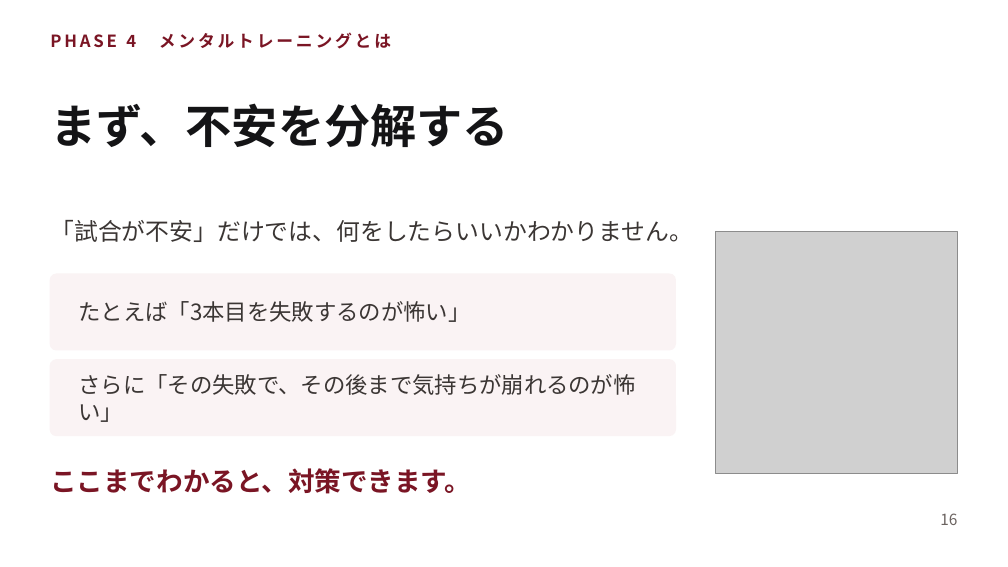
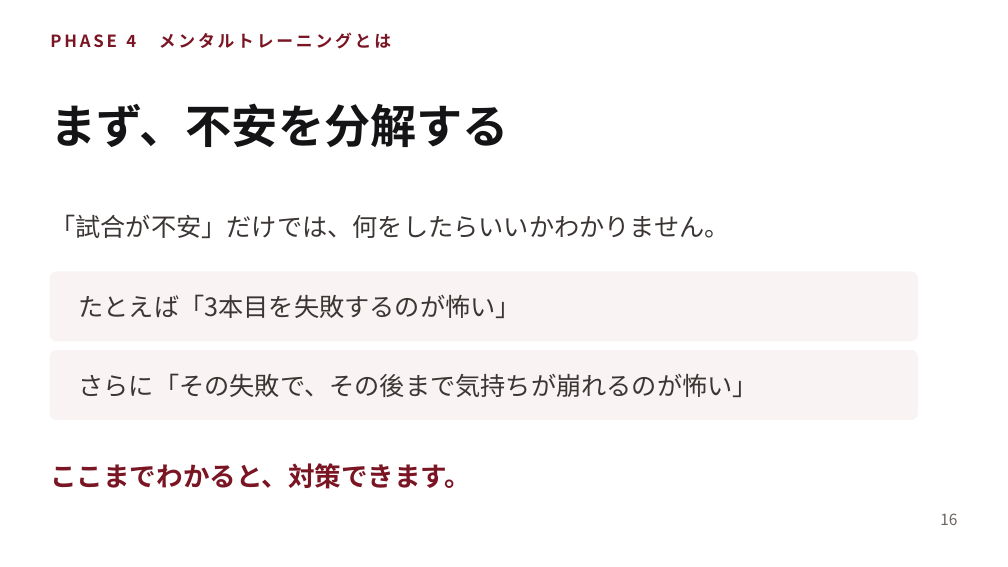
Before and after one commit to shiori0823/shiorin-trainer, a slide deck: slide 16 of deck/consultation-deck.pptx. Drawn at 1008x567 pixels with LibreOffice and Linux fonts; fonts in the diff are those of the drawing; grey boxes stand for pictures. Boxes give left, top, right and bottom in pixels: in the first picture for what was removed or moved away, otherwise in the second. Text is boxed around its words. In the diff, an @@ line names an element or a change of style, - is before the commit and + after.

```diff
--- a/deck/consultation-deck.pptx
+++ b/deck/consultation-deck.pptx
@@ text "「試合が不安」だけでは、何をしたらいいかわかりません。" at [50, 214, 730, 238]: size 17 to 18 pt; line spacing 26pt to 28pt @@
@@ picture removed at [716, 232, 958, 474] @@
@@ rounded rectangle: place and size @@
-rounded rectangle at [50, 274, 675, 350]
+rounded rectangle at [50, 272, 917, 341]
@@ rounded rectangle at [50, 272, 917, 341]: proportions changed @@
@@ text "たとえば「3本目を失敗するのが怖い」" at [79, 294, 521, 318]: size 16 to 18 pt @@
@@ rounded rectangle at [50, 351, 917, 419]: proportions changed @@
@@ rounded rectangle: place and size @@
-rounded rectangle at [50, 360, 675, 435]
+rounded rectangle at [50, 351, 917, 419]
@@ text "さらに「その失敗で、その後まで気持ちが崩れるのが怖い」" at [79, 373, 758, 397]: size 16 to 18 pt @@
@@ text "ここまでわかると、対策できます。": place and size @@
-text "ここまでわかると、対策できます。" at [50, 468, 471, 494]
+text "ここまでわかると、対策できます。" at [50, 463, 471, 489]
```
Also in this commit, not shown: 22 other slides changed, 4 other files.
